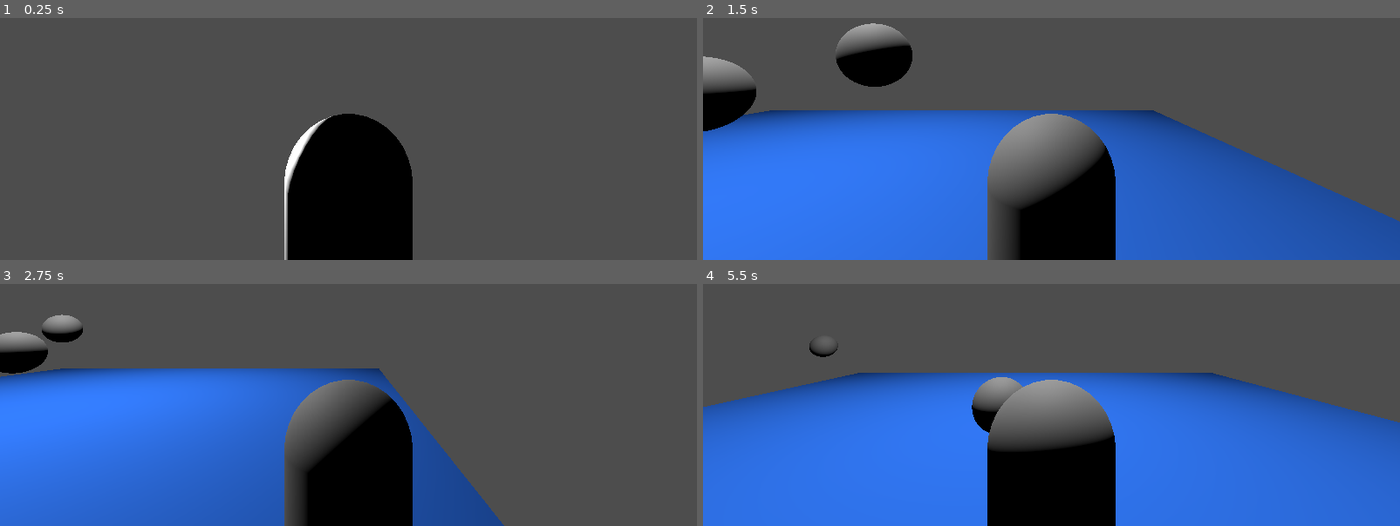
Above: before the commit, frames 1-4 (two rows, left to right).
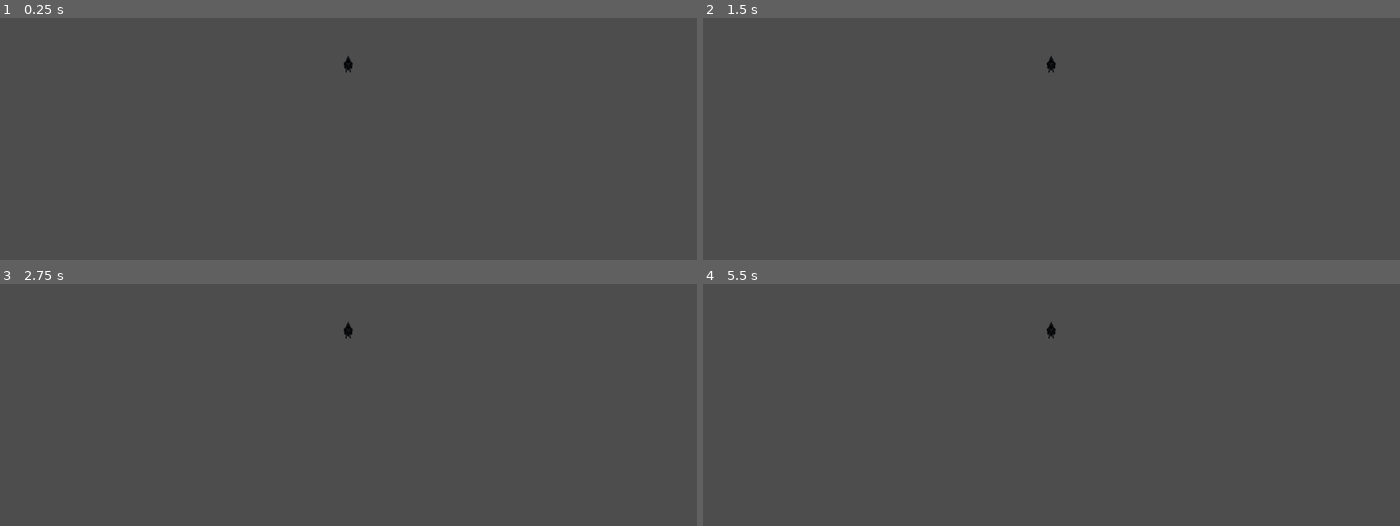
Above: after the commit, the same moments.

Repository: EptesicusDev/ViveLeFeu
Game: Godot game, scene res://level.tscn
Same seed, same stepped clock (60 frames per second), same inputs: the game is played once before the commit and once after it. This scene is started directly instead of the project's main scene.
Inputs:
- Up to frame 1 (0.25 s): no input
- Up to frame 2 (1.5 s): tap Enter (ui_accept) at 0.5, 0.77 s; hold D (right) 0.53-1.28 s; tap Home (ui_home) at 0.6, 1.35 s; hold S (down) from 1.28 s (still down)
- Up to frame 3 (2.75 s): tap Enter (ui_accept) at 1.52 s; release S (down) at 2.03 s; hold D (right) from 2.03 s (still down); tap Home (ui_home) at 2.1 s
- Up to frame 4 (5.5 s): release D (right) at 2.78 s; hold W (up) 2.78-3.53 s; tap Home (ui_home) every 0.75 s from 2.85 to 5.1 s; tap Enter (ui_accept) at 3.02, 3.77, 4.52 s; hold A (left) 3.53-5.03 s; hold S (down) from 5.03 s (still down)

The runs differ from the first frame. In frame 1, 10% of the frame differs, in the area x 40-60%, y 15-100%; in frame 2, 54%; in frame 3, 40%; in frame 4, 57%, in the area x 0-100%, y 15-100%.

Commit message:
switch to 2d

Diff:
--- a/level.tscn
+++ b/level.tscn
@@ -1,44 +1,11 @@
-[gd_scene load_steps=6 format=3 uid="uid://efwjm4hfeqf2"]
+[gd_scene load_steps=2 format=3 uid="uid://efwjm4hfeqf2"]
 
-[ext_resource type="PackedScene" uid="uid://c6br8h3si2ypg" path="res://sphere.tscn" id="1_8awbr"]
 [ext_resource type="Script" path="res://scripts/level.gd" id="1_p4gvl"]
 
-[sub_resource type="WorldBoundaryShape3D" id="WorldBoundaryShape3D_s66iy"]
-
-[sub_resource type="PlaneMesh" id="PlaneMesh_7cbpt"]
-size = Vector2(20, 20)
-
-[sub_resource type="StandardMaterial3D" id="StandardMaterial3D_kgp6f"]
-albedo_color = Color(0.164706, 0.478431, 1, 1)
-
-[node name="World" type="Node3D"]
+[node name="World" type="Node"]
 script = ExtResource("1_p4gvl")
 
-[node name="Camera3D" type="Camera3D" parent="."]
-transform = Transform3D(1, 0, 0, 0, 1, 0, 0, 0, 1, 0, 1.35697, 3.4425)
-
-[node name="Floor" type="StaticBody3D" parent="."]
-
-[node name="CollisionShape3D" type="CollisionShape3D" parent="Floor"]
-shape = SubResource("WorldBoundaryShape3D_s66iy")
-
-[node name="MeshInstance3D" type="MeshInstance3D" parent="Floor"]
-mesh = SubResource("PlaneMesh_7cbpt")
-surface_material_override/0 = SubResource("StandardMaterial3D_kgp6f")
-
-[node name="OmniLight3D" type="OmniLight3D" parent="."]
-transform = Transform3D(1, 0, 0, 0, 1, 0, 0, 0, 1, 0, 10.4214, 0)
-light_energy = 10.0
-omni_range = 20.2379
-
-[node name="Objects" type="Node3D" parent="."]
-
-[node name="Sphere" parent="Objects" instance=ExtResource("1_8awbr")]
-
-[node name="Sphere2" parent="Objects" instance=ExtResource("1_8awbr")]
-transform = Transform3D(1, 0, 0, 0, 1, 0, 0, 0, 1, 3.09399, 4.03106, 0)
-
-[node name="Players" type="Node3D" parent="."]
+[node name="Players" type="Node" parent="."]
 
 [node name="MultiplayerSpawner" type="MultiplayerSpawner" parent="."]
 _spawnable_scenes = PackedStringArray("res://player.tscn")
--- a/player.tscn
+++ b/player.tscn
@@ -1,7 +1,8 @@
-[gd_scene load_steps=7 format=3 uid="uid://cw8w6clmxedi6"]
+[gd_scene load_steps=6 format=3 uid="uid://cw8w6clmxedi6"]
 
 [ext_resource type="Script" path="res://scripts/player.gd" id="1_hwwnj"]
 [ext_resource type="Script" path="res://scripts/player_input.gd" id="2_ju3m6"]
+[ext_resource type="Texture2D" uid="uid://cfnte10rcxra6" path="res://assets/player/player_sp.png" id="3_8ciqx"]
 
 [sub_resource type="SceneReplicationConfig" id="SceneReplicationConfig_fb1vy"]
 properties/0/path = NodePath(".:player")
@@ -19,11 +20,7 @@
 properties/0/spawn = false
 properties/0/replication_mode = 1
 
-[sub_resource type="CapsuleShape3D" id="CapsuleShape3D_37qaq"]
-
-[sub_resource type="CapsuleMesh" id="CapsuleMesh_jab13"]
-
-[node name="Player" type="CharacterBody3D"]
+[node name="Player" type="CharacterBody2D"]
 script = ExtResource("1_hwwnj")
 
 [node name="ServerSynchronizer" type="MultiplayerSynchronizer" parent="."]
@@ -34,11 +31,11 @@
 replication_config = SubResource("SceneReplicationConfig_hoavk")
 script = ExtResource("2_ju3m6")
 
-[node name="CollisionShape3D" type="CollisionShape3D" parent="."]
-shape = SubResource("CapsuleShape3D_37qaq")
+[node name="Sprite2D" type="Sprite2D" parent="."]
+texture_filter = 1
+texture = ExtResource("3_8ciqx")
+hframes = 12
+vframes = 11
 
-[node name="MeshInstance3D" type="MeshInstance3D" parent="."]
-mesh = SubResource("CapsuleMesh_jab13")
-
-[node name="Camera3D" type="Camera3D" parent="."]
-transform = Transform3D(1, 0, 0, 0, 1, 0, 0, 0, 1, 0, 1.40432, 2.04444)
+[node name="Camera2D" type="Camera2D" parent="."]
+enabled = false
--- a/scripts/level.gd
+++ b/scripts/level.gd
@@ -1,4 +1,4 @@
-extends Node3D
+extends Node
 
 const SPAWN_RANDOM := 5.0
 
@@ -32,7 +32,7 @@
 	character.player = id
 	# Randomize character position.
 	var pos := Vector2.from_angle(randf() * 2 * PI)
-	character.position = Vector3(pos.x * SPAWN_RANDOM * randf(), 10, pos.y * SPAWN_RANDOM * randf())
+	character.position = Vector2(pos.x * SPAWN_RANDOM * randf(), pos.y * SPAWN_RANDOM * randf())
 	character.name = str(id)
 	$Players.add_child(character, true)
 
--- a/scripts/player.gd
+++ b/scripts/player.gd
@@ -1,4 +1,4 @@
-extends CharacterBody3D
+extends CharacterBody2D
 
 const SPEED = 5.0
 const JUMP_VELOCITY = 4.5
@@ -15,18 +15,19 @@
 
 # Player synchronized input.
 @onready var input = $PlayerInput
+@onready var camera = $Camera2D
 
 func _ready():
 	# Set the camera as current if we are this player.
 	if player == multiplayer.get_unique_id():
-		$Camera3D.current = true
+		camera.enabled = true
 	# Only process on server.
 	# EDIT: Left the client simulate player movement too to compesate network latency.
 	# set_physics_process(multiplayer.is_server())
 
 
-func _physics_process(delta):
-	# Add the gravity.
+func _physics_process(_delta):
+	'''# Add the gravity.
 	if not is_on_floor():
 		velocity.y -= gravity * delta
 
@@ -36,14 +37,14 @@
 
 	# Reset jump state.
 	input.jumping = false
-
+	'''
 	# Handle movement.
-	var direction = (transform.basis * Vector3(input.direction.x, 0, input.direction.y)).normalized()
+	var direction = Vector2(input.direction.x, input.direction.y).normalized()
 	if direction:
 		velocity.x = direction.x * SPEED
-		velocity.z = direction.z * SPEED
+		velocity.y = direction.y * SPEED
 	else:
 		velocity.x = move_toward(velocity.x, 0, SPEED)
-		velocity.z = move_toward(velocity.z, 0, SPEED)
+		velocity.y = move_toward(velocity.y, 0, SPEED)
 
 	move_and_slide()
--- a/scripts/player_input.gd
+++ b/scripts/player_input.gd
@@ -5,6 +5,7 @@
 
 # Synchronized property.
 @export var direction := Vector2()
+
 
 func _ready():
 	# Only process for the local player
@@ -15,6 +16,7 @@
 func jump():
 	jumping = true
 
+
 func _process(delta):
 	# Get the input direction and handle the movement/deceleration.
 	# As good practice, you should replace UI actions with custom gameplay actions.
